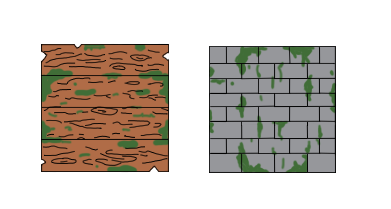
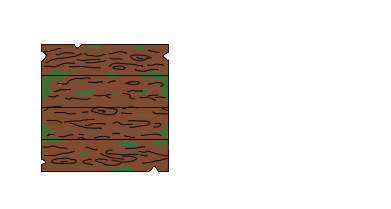
Layer changes from the first 391x209 image to the second:
hid "Piedra" over left=209, top=46, right=336, bottom=173
hid "Color Piedra" over left=209, top=46, right=337, bottom=173
painted on "Color Madera" over left=41, top=43, right=170, bottom=172
hid "Fondo" over left=40, top=43, right=337, bottom=173